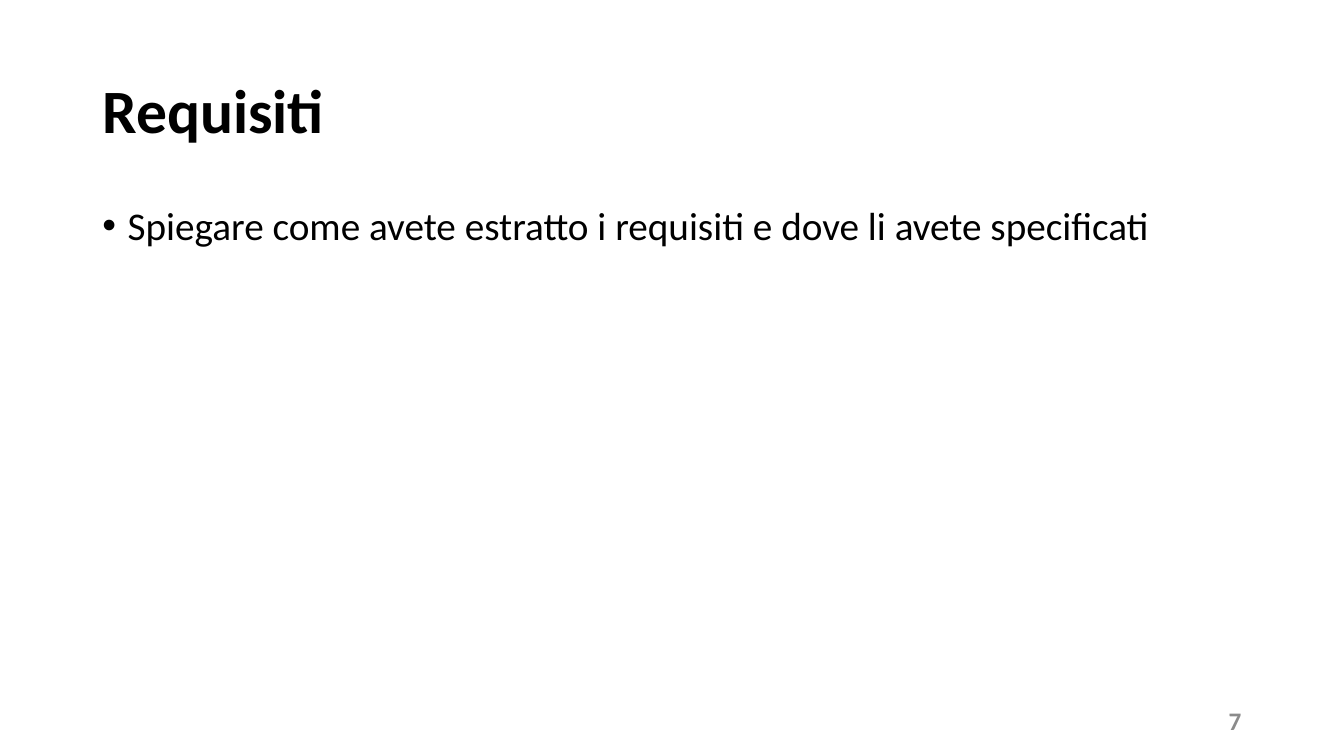
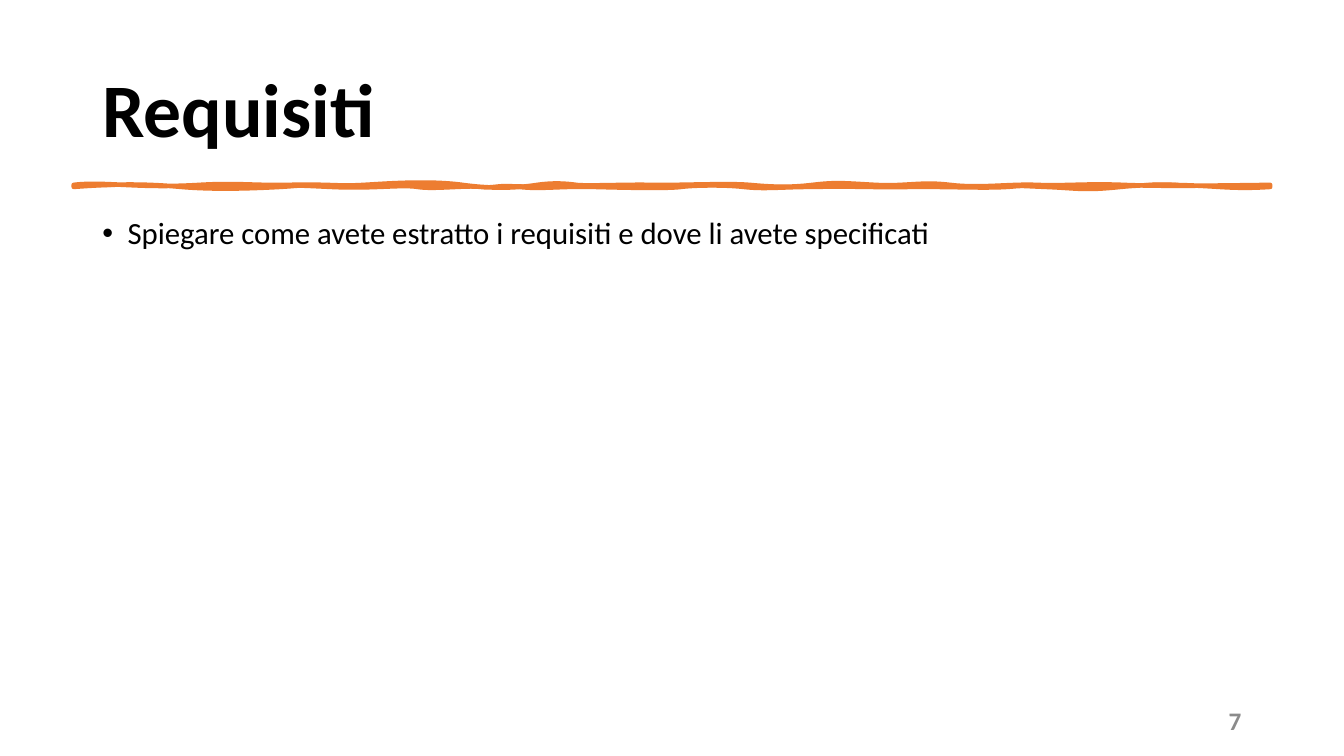
Before and after one commit to mangilimatteo/Progetto_Ingegneria_Software_Cattaneo_Mangili_Saini, a slide deck: slide 7 of Presentazione_Progetto.pptx. Drawn at 1344x756 pixels with LibreOffice and Linux fonts; fonts in the diff are those of the drawing. Boxes give left, top, right and bottom in pixels: in the first picture for what was removed or moved away, otherwise in the second. Text is boxed around its words. In the diff, an @@ line names an element or a change of style, - is before the commit and + after.

```diff
--- a/Presentazione_Progetto.pptx
+++ b/Presentazione_Progetto.pptx
@@ title "Requisiti" at box(102, 84, 374, 149): size 44 to 54 pt @@
@@ freeform shape added at box(74, 185, 1270, 187), fill #ED7D31, outline #ED7D31 3.25 pt @@
@@ text "Spiegare come avete estratto i ...": place and size @@
-text "Spiegare come avete estratto i ..." at box(128, 212, 1148, 247)
+text "Spiegare come avete estratto i ..." at box(128, 222, 929, 250)
@@ text "Spiegare come avete estratto i ..." at box(128, 222, 929, 250): size 28 to 22 pt @@
```
Also in this commit, not shown: 11 other slides changed.
